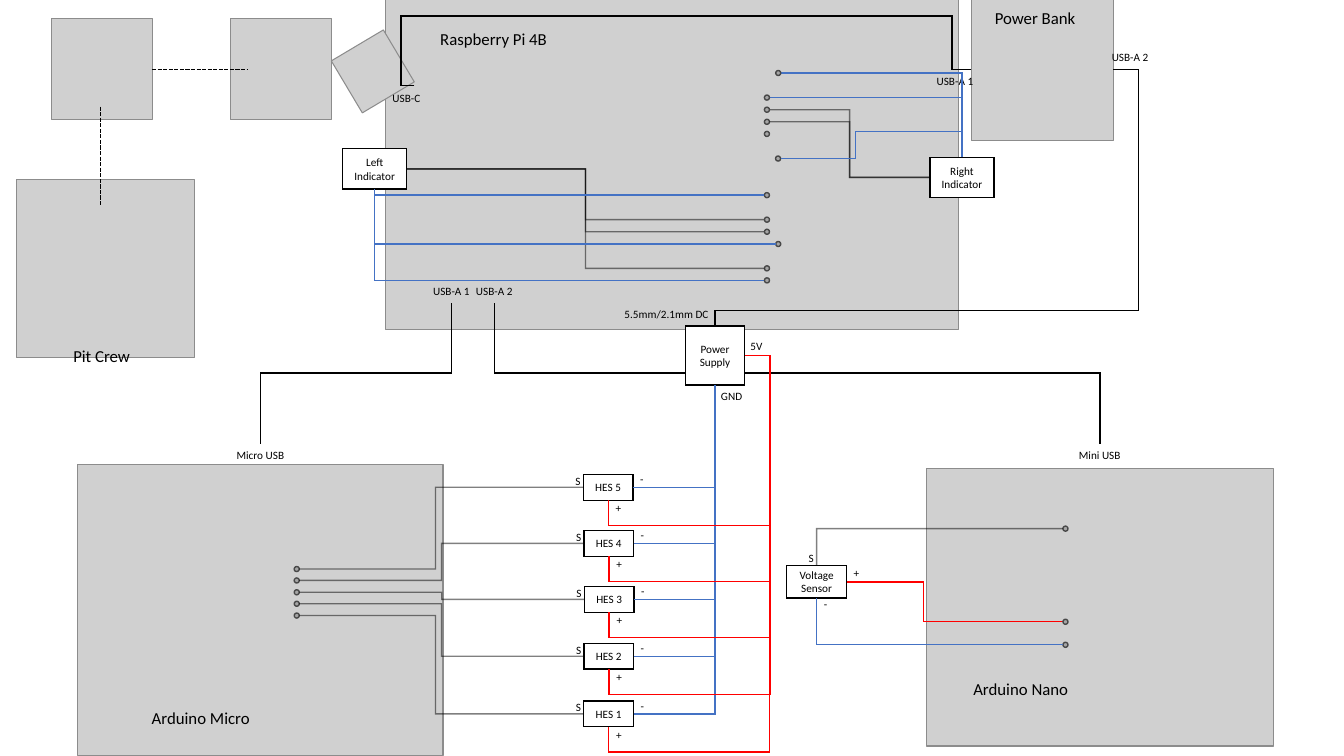
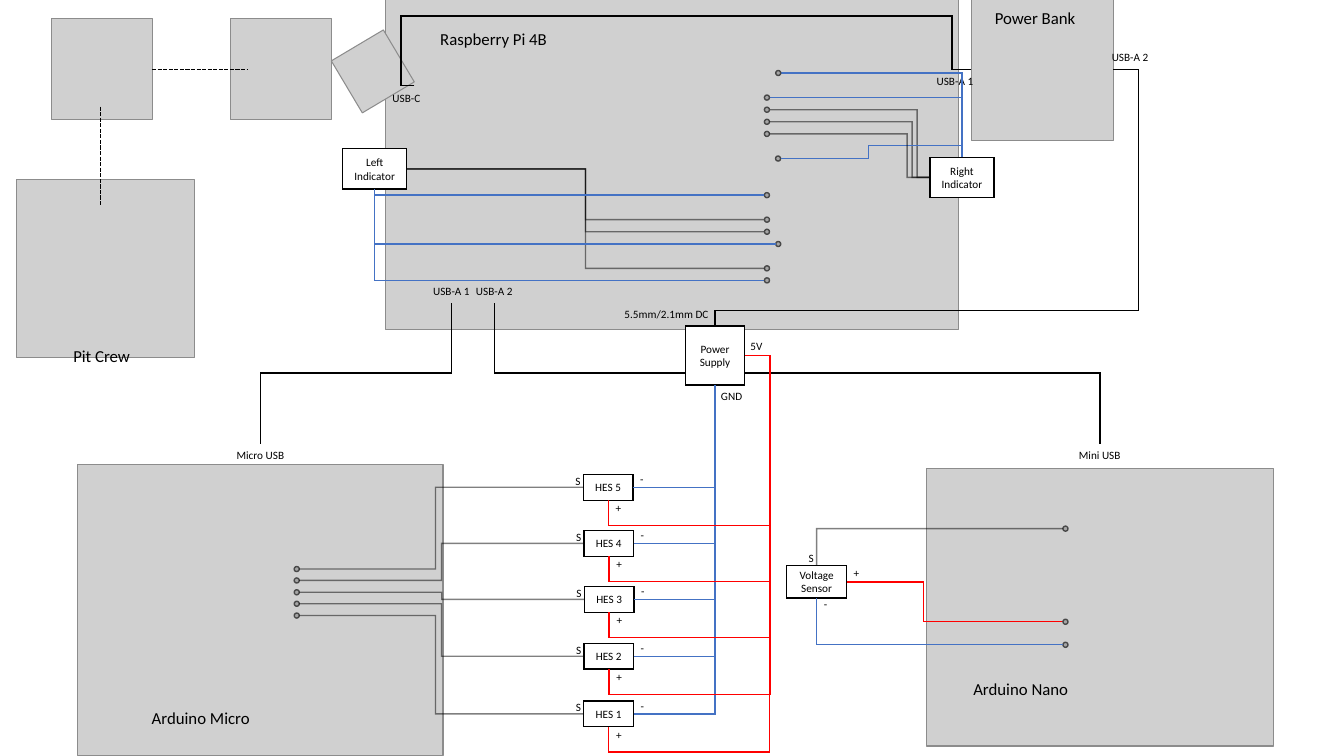
Before and after one commit to ProjectNeura/LEADS, a slide deck: slide 1 of design/Pin Config.pptx. Drawn at 1344x756 pixels with LibreOffice and Linux fonts; fonts in the diff are those of the drawing; grey boxes stand for pictures. Boxes give left, top, right and bottom in pixels: in the first picture for what was removed or moved away, otherwise in the second. Text is boxed around its words. In the diff, an @@ line names an element or a change of style, - is before the commit and + after.

```diff
--- a/design/Pin Config.pptx
+++ b/design/Pin Config.pptx
@@ elbow line (931, 177) - (769, 110): route changed @@
@@ elbow line (931, 177) - (769, 122): route changed @@
@@ elbow line added from (931, 177) to (769, 134), #000000 1 pt @@
@@ elbow line (962, 157) - (780, 158): route changed @@
```
Also in this commit, not shown: 1 other file.
